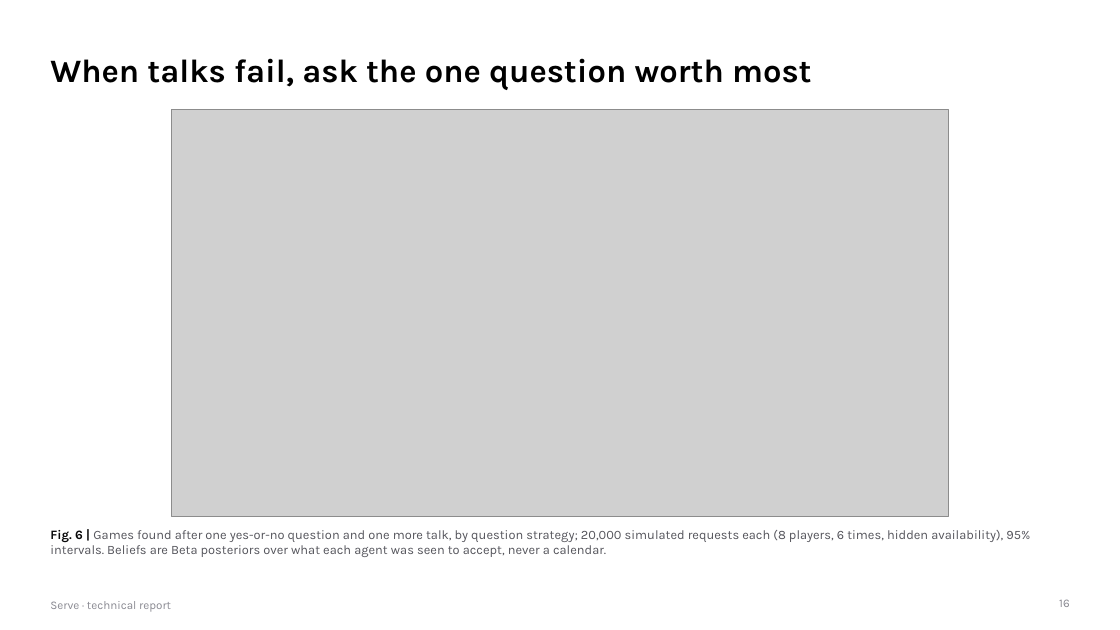
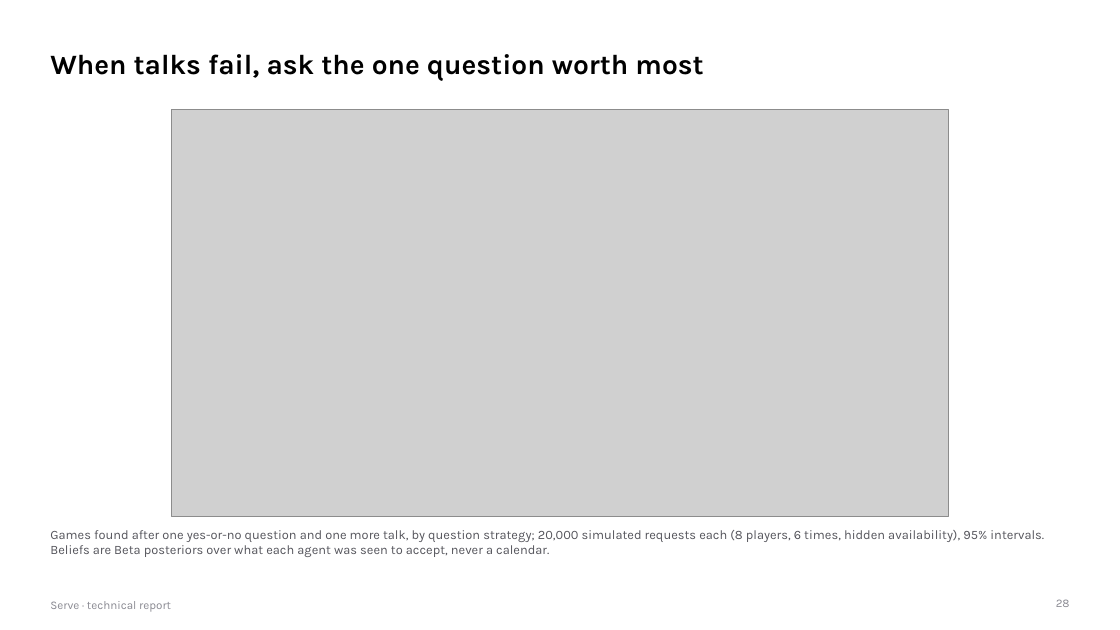
Before and after one commit to gino6178/serve-meta-hackathon, a slide deck: slide 28 of submission/pdf/serve_technical_report.pptx (slide 16 before the commit). Drawn at 1120x630 pixels with LibreOffice and Linux fonts; fonts in the diff are those of the drawing; grey boxes stand for pictures. Boxes give left, top, right and bottom in pixels: in the first picture for what was removed or moved away, otherwise in the second. Text is boxed around its words. In the diff, an @@ line names an element or a change of style, - is before the commit and + after.

```diff
--- a/submission/pdf/serve_technical_report.pptx
+++ b/submission/pdf/serve_technical_report.pptx
@@ title "When talks fail, ask the ..." at [50,54,703,81]: size 28 to 24 pt @@
@@ text at [50,530,1044,557]: text changed @@
-Fig. 6 | Games found after one yes-or-no question and one more talk, by question strategy; 20,000 simulated requests each (8 players, 6 times, hidden availability), 95% intervals. Beliefs are Beta posteriors over what each agent was seen to accept, never a calendar.
+Games found after one yes-or-no question and one more talk, by question strategy; 20,000 simulated requests each (8 players, 6 times, hidden availability), 95% intervals. Beliefs are Beta posteriors over what each agent was seen to accept, never a calendar.
@@ page number at [1056,599,1070,607]: text changed @@
-16
+28
```
Also in this commit, not shown: 36 other slides changed, 7 slides added, 3 slides removed, 4 other files.
